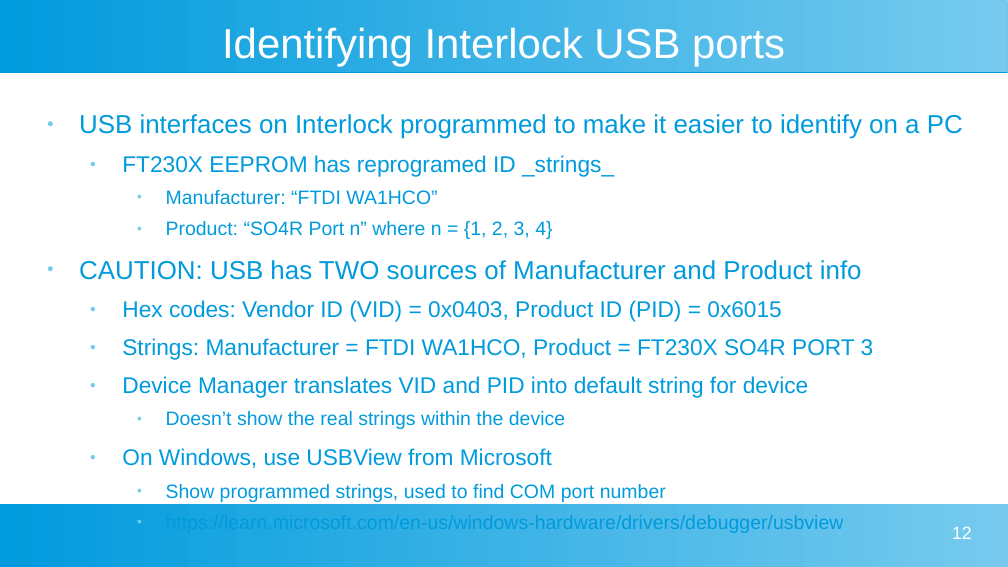
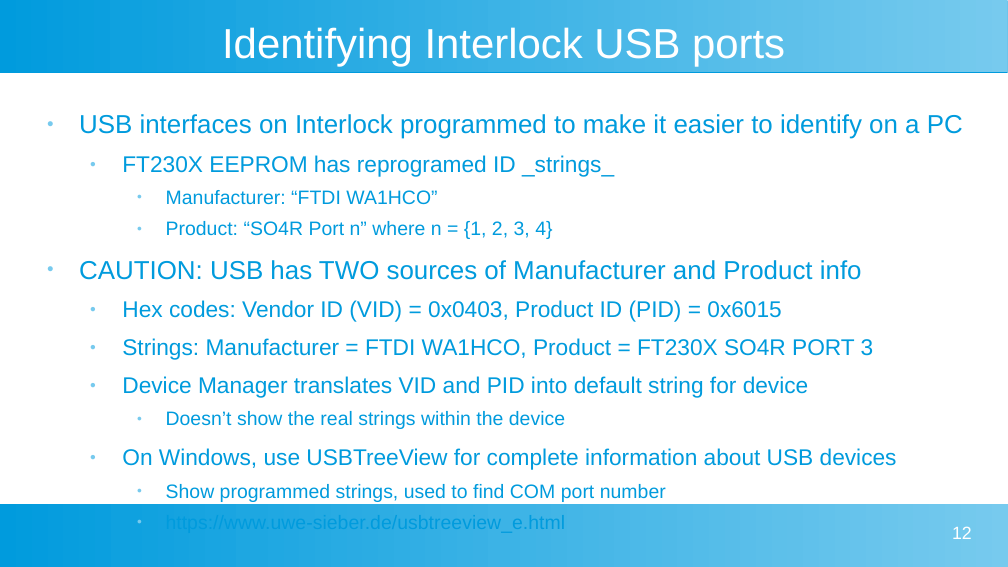
Before and after one commit to wa1hco/SO4R_Interlock, a slide deck: slide 12 of SO4R_Interlock.odp. Drawn at 1008x567 pixels with LibreOffice and Linux fonts; fonts in the diff are those of the drawing. Boxes give left, top, right and bottom in pixels: in the first picture for what was removed or moved away, otherwise in the second. Text is boxed around its words. In the diff, an @@ line names an element or a change of style, - is before the commit and + after.

```diff
--- a/SO4R_Interlock.odp
+++ b/SO4R_Interlock.odp
@@ text at [122, 448, 897, 470]: text changed @@
-  ● On Windows, use USBView from Microsoft
+  ● On Windows, use USBTreeView for complete information about USB devices
@@ text at [166, 512, 566, 534]: text changed @@
-    ● https://learn.microsoft.com/en-us/windows-hardware/drivers/debugger/usbview
+    ● https://www.uwe-sieber.de/usbtreeview_e.html
```
Also in this commit, not shown: 7 other slides changed, 1 slide added, 1 slide removed, 2 other files.
